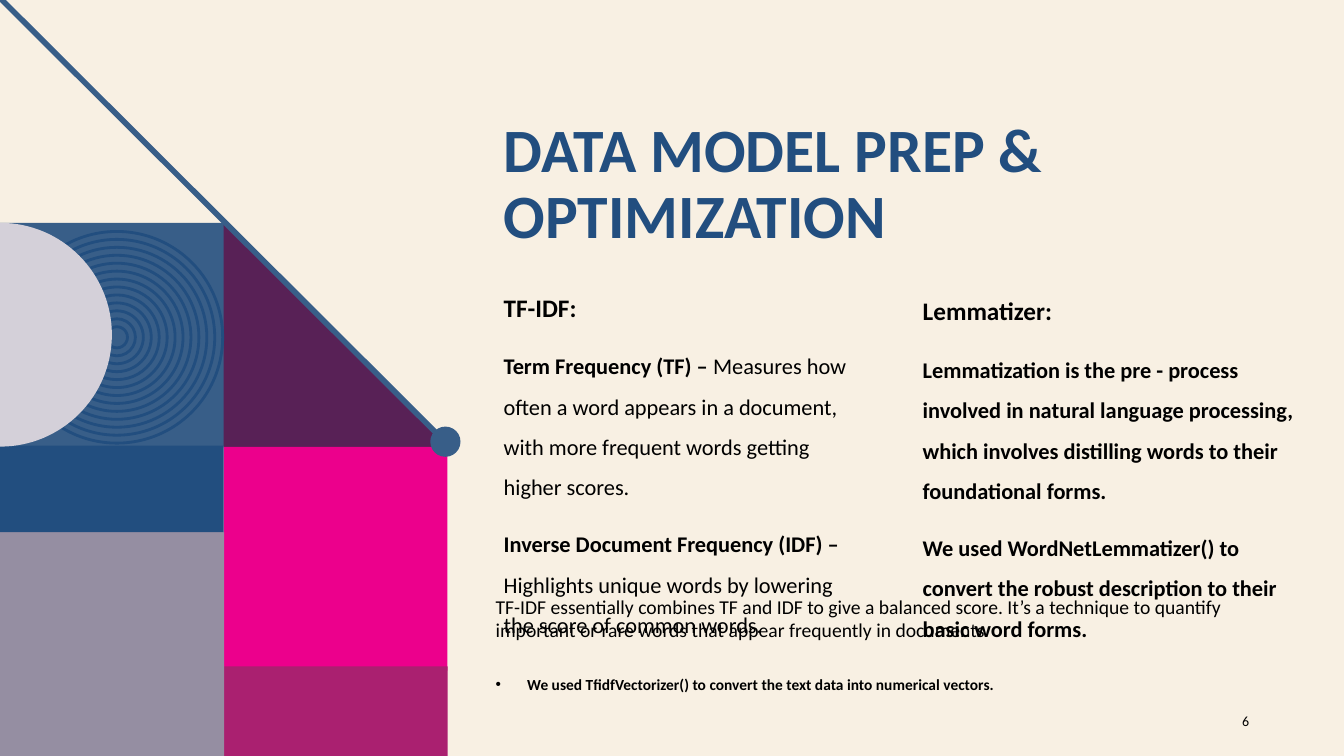
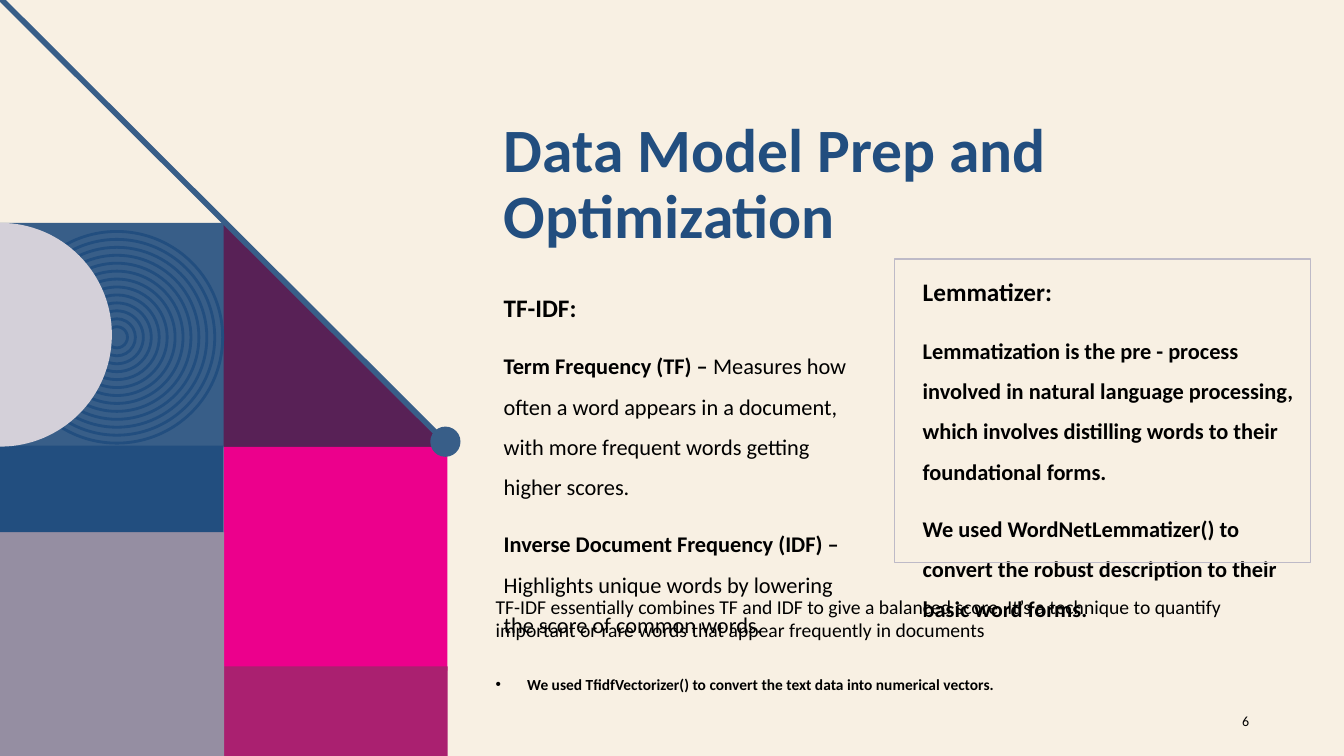
Before and after one commit to AdrianD1021/Group-8-Final-Project, a slide deck: slide 6 of Course Recommendations with Machine Learning.pptx. Drawn at 1344x756 pixels with LibreOffice and Linux fonts; fonts in the diff are those of the drawing; background and template pictures are left out. Boxes give left, top, right and bottom in pixels: in the first picture for what was removed or moved away, otherwise in the second. Text is boxed around its words. In the diff, an @@ line names an element or a change of style, - is before the commit and + after.

```diff
--- a/Course Recommendations with Machine Learning.pptx
+++ b/Course Recommendations with Machine Learning.pptx
@@ title at box(504, 128, 1045, 248): text changed @@
-DATA MODEL PREP & OPTIMIZATION
+Data Model Prep and Optimization
@@ text "Lemmatizer:": place and size @@
-text "Lemmatizer:" at box(923, 302, 1293, 638)
+text "Lemmatizer:" at box(923, 283, 1293, 617)
@@ rectangle added at box(895, 259, 1311, 563), outline #BEBAC7 0.75 pt @@
```
Also in this commit, not shown: 2 other slides changed.
